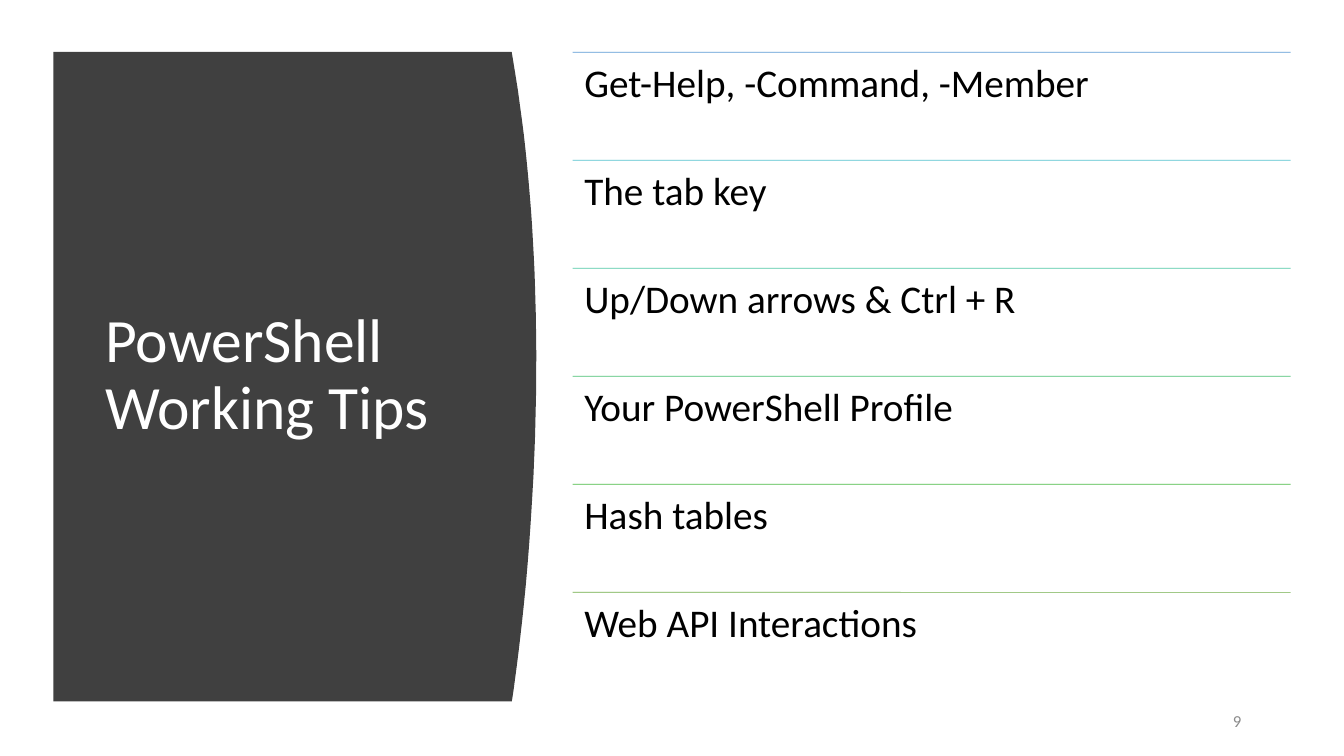
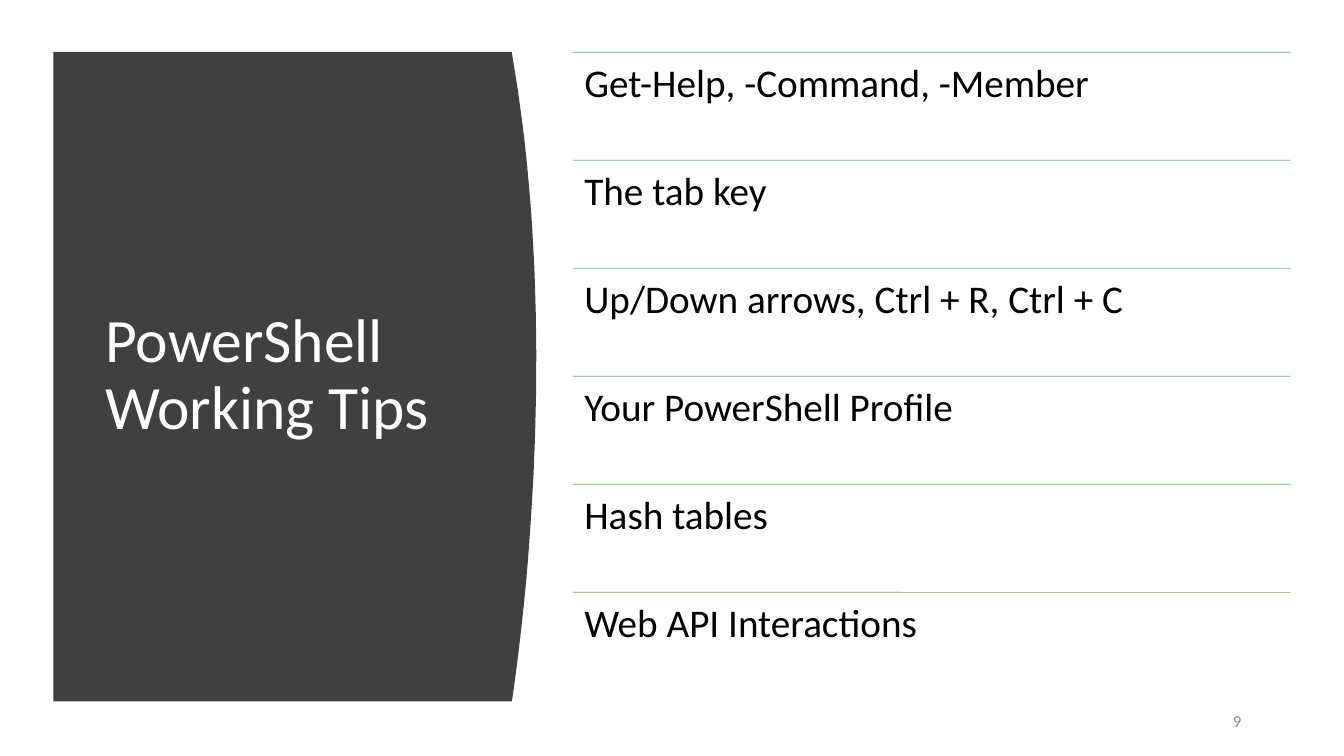
Before and after one commit to KurtKroeker/powershell, a slide deck: slide 9 of presentations/PowerShell_Presentation.pptx. Drawn at 1344x756 pixels with LibreOffice and Linux fonts; fonts in the diff are those of the drawing. Boxes give left, top, right and bottom in pixels: in the first picture for what was removed or moved away, otherwise in the second. Text is boxed around its words. In the diff, an @@ line names an element or a change of style, - is before the commit and + after.

```diff
--- a/presentations/PowerShell_Presentation.pptx
+++ b/presentations/PowerShell_Presentation.pptx
@@ text at [584,285,1123,320]: text changed @@
-Up/Down arrows & Ctrl + R
+Up/Down arrows, Ctrl + R, Ctrl + C
```
Also in this commit, not shown: 1 other slide changed, 10 other files.
